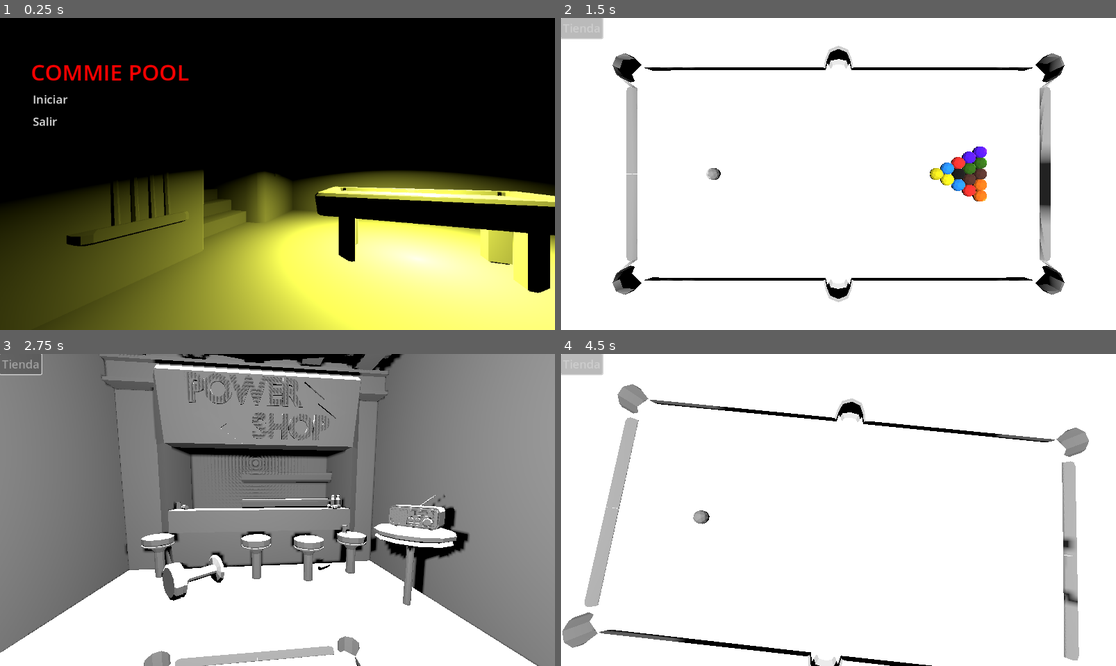
Above: before the commit, frames 1-4 (two rows, left to right).
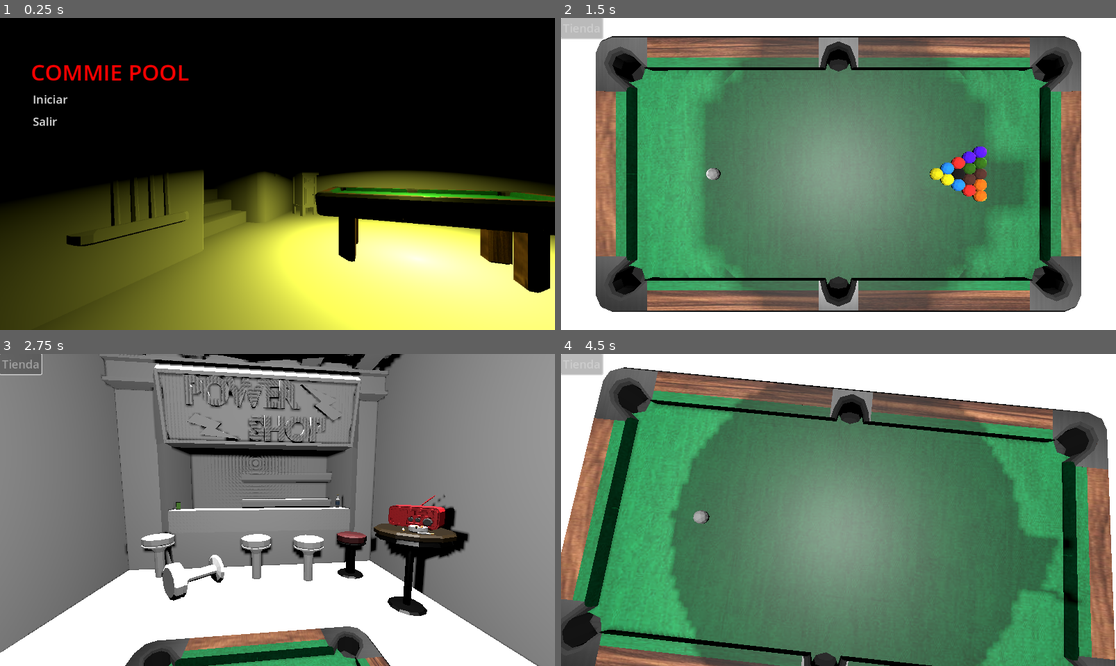
Above: after the commit, the same moments.

Repository: Corcho4433/commiepool-sourcecode
Game: Godot game, scene res://escenes/mainmenu.tscn
The game is run twice, just before and just after one commit, with the same random seed, the same clock (stepped at 60 frames per second) and the same inputs.
Inputs (mouse positions are in pixels of both pictures, inside the frame that each line leads up to):
- Up to frame 1 (0.25 s): no input
- Up to frame 2 (1.5 s): click "Iniciar" at 0.5 s; click "Tienda" at 1.25 s
- Up to frame 3 (2.75 s): move the mouse to (399, 494) at 2.02 s; tap C (ChangeBall) at 2.1 s; click (399, 494) at 2.17 s
- Up to frame 4 (4.5 s): move the mouse to (727, 525) at 2.77 s; click (727, 525) at 2.85 s; click "Tienda" at 3.5 s; move the mouse to (894, 441) at 4.27 s; right-click (894, 441) at 4.35 s; click (894, 441) at 4.42 s

The runs differ from the first frame. In frame 1, 3.1% of the frame differs, in the area x 52-100%, y 49-88%; in frame 2, 74%; in frame 3, 9.7%; in frame 4, 84%, in the area x 0-100%, y 4-100%.

Commit message:
agregue carpeta backups para los blend. primera implementacion de materials con carpeta de texturas. se cambio el uso de glb a gitf

Diff:
--- a/escenes/mainmenu.tscn
+++ b/escenes/mainmenu.tscn
@@ -1,15 +1,13 @@
 [gd_scene load_steps=4 format=3 uid="uid://cuj7yrefy826n"]
 
 [ext_resource type="Script" path="res://scripts/mainmenus.gd" id="1_jgc0v"]
-[ext_resource type="PackedScene" uid="uid://da5ypfexu2h6g" path="res://resources/meshes/habitacion_pool.glb" id="2_th5uc"]
+[ext_resource type="PackedScene" uid="uid://bdacyf50g2ot4" path="res://resources/meshes/habitacion_pool.gltf" id="2_4t082"]
 [ext_resource type="Theme" uid="uid://b0ths25jbrq2b" path="res://resources/temas/botonesmenu.tres" id="3_ew2oc"]
 
 [node name="mainmenu" type="CanvasLayer"]
 script = ExtResource("1_jgc0v")
 
 [node name="fondo" type="Node3D" parent="."]
-
-[node name="habitacion_pool" parent="fondo" instance=ExtResource("2_th5uc")]
 
 [node name="SpotLight3D" type="SpotLight3D" parent="fondo"]
 transform = Transform3D(0.866025, 0.5, 2.18557e-08, 0, -4.37114e-08, 1, 0.5, -0.866025, -3.78552e-08, -0.000842579, 3.65618, -0.0237166)
@@ -36,6 +34,8 @@
 
 [node name="Camera3D" type="Camera3D" parent="fondo/SubViewportContainer/SubViewport"]
 transform = Transform3D(0.414693, 0, -0.909961, 0, 1, 0, 0.909961, 0, 0.414693, -2.84962, 2.92626, -0.527763)
+
+[node name="habitacion_pool" parent="fondo" instance=ExtResource("2_4t082")]
 
 [node name="Control" type="Control" parent="."]
 layout_mode = 3
--- a/escenes/objects/pool_table.tscn
+++ b/escenes/objects/pool_table.tscn
@@ -1,6 +1,6 @@
 [gd_scene load_steps=10 format=3 uid="uid://tkhkinj6x1va"]
 
-[ext_resource type="PackedScene" uid="uid://da5ypfexu2h6g" path="res://resources/meshes/habitacion_pool.glb" id="1_danym"]
+[ext_resource type="PackedScene" uid="uid://bdacyf50g2ot4" path="res://resources/meshes/habitacion_pool.gltf" id="1_danym"]
 [ext_resource type="PackedScene" uid="uid://b8q5mqp8nar3h" path="res://escenes/ruleta.tscn" id="1_e51j8"]
 [ext_resource type="Shape3D" uid="uid://bdc3d3u57i7ub" path="res://resources/shapes/pool_table.tres" id="2_423cj"]
 
Binary file added: resources/backups/brown-wood-texture-abstract-background-600nw-755924149.webp
Not shown, added: resources/backups/brown-wood-texture-abstract-background-600nw-755924149.webp.import
Binary file added: resources/backups/istockphoto-1422696878-612x612.jpg
Not shown, added: resources/backups/istockphoto-1422696878-612x612.jpg.import
Binary file added: resources/backups/scratched-aluminum-texture-background_125540-937.jpg
Not shown, added: resources/backups/scratched-aluminum-texture-background_125540-937.jpg.import
Not shown, removed: resources/meshes/bolas_pool.blend.import
Not shown, removed: resources/meshes/bolas_pool.mtl
Binary file added: resources/meshes/habitacion_pool.bin
Binary file removed: resources/meshes/habitacion_pool.glb
Not shown, removed: resources/meshes/habitacion_pool.glb.import
Not shown, added: resources/meshes/habitacion_pool.gltf
(and 25 more such lines)
